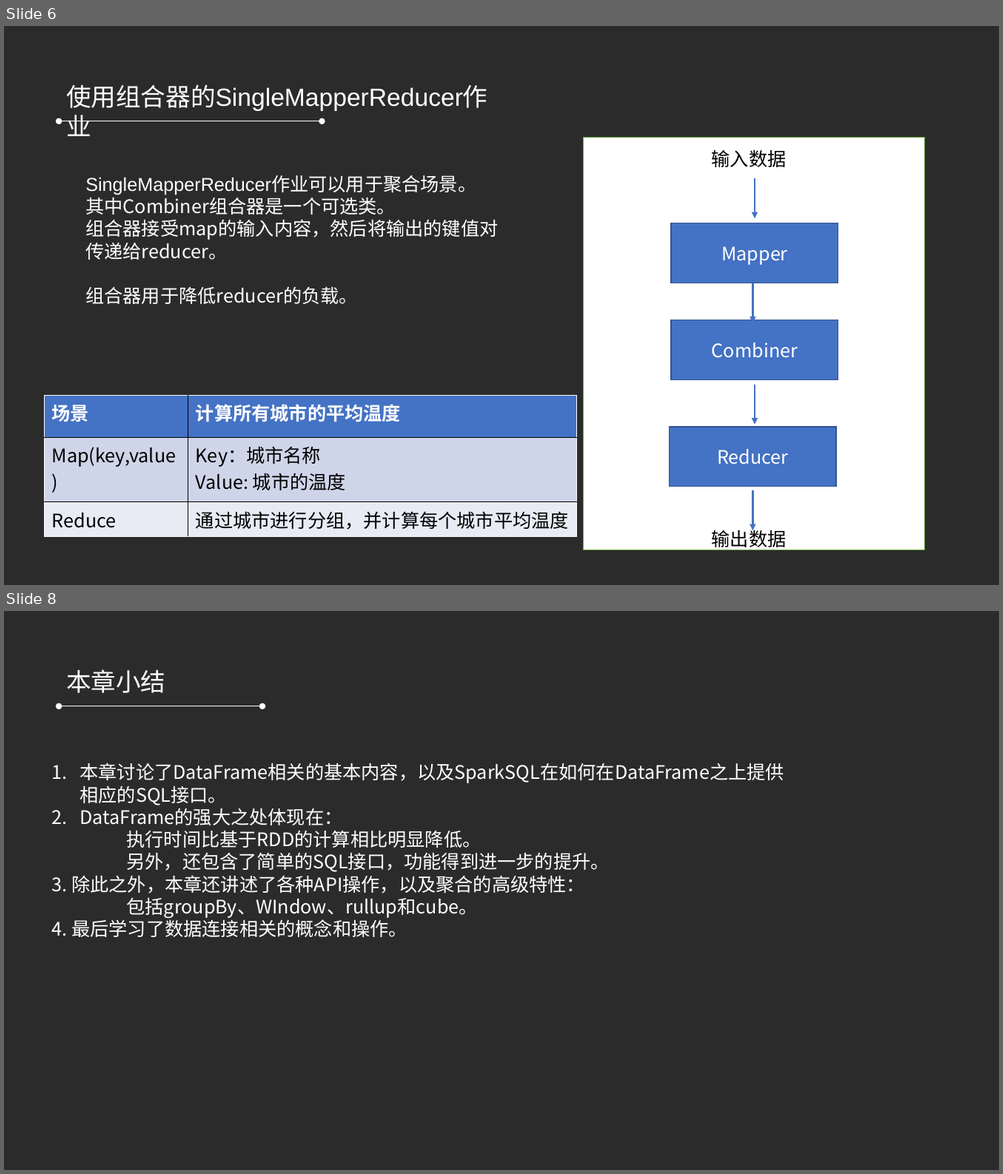
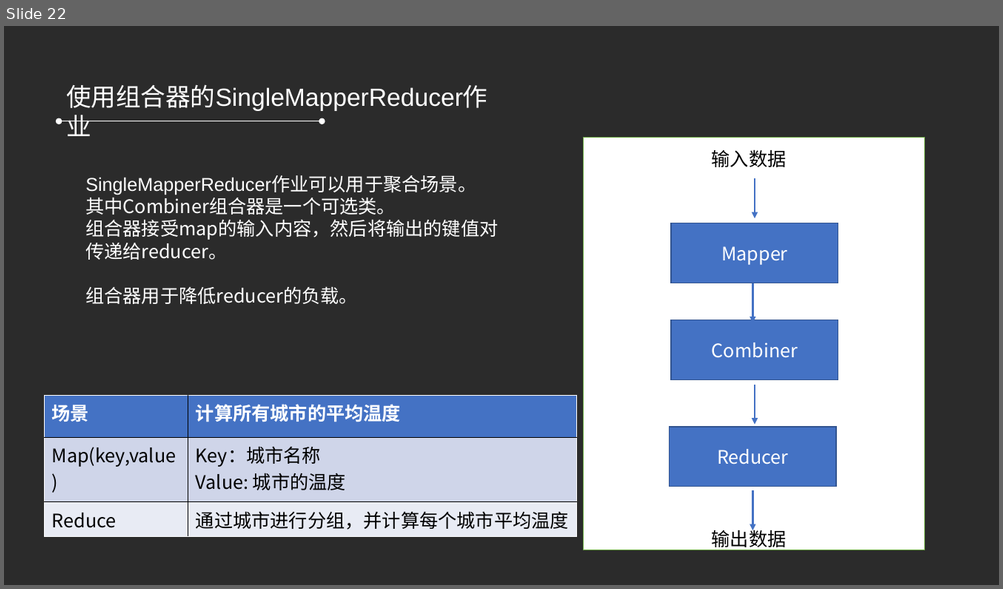
Before and after one commit to refuil/hadoopAction, a slide deck: 第五章 MapReduce高级程序设计.pptx. Shown one above the other, each under a label of ours: slides 6 and 8 before the commit, slide 22 after it; the slides between them are not shown. The pictures are 1003x1174 and 1003x589 pixels, drawn with LibreOffice and Linux fonts; fonts in the diff are those of the drawing; background and template pictures are left out; a plain dark background stands for a picture behind light text. Boxes give left, top, right and bottom in pixels: in the first picture for what was removed or moved away, otherwise in the second. Text is boxed around its words. In the diff, an @@ line names an element or a change of style, - is before the commit and + after.

```diff
--- a/第五章 MapReduce高级程序设计.pptx
+++ b/第五章 MapReduce高级程序设计.pptx
@@ slide 8 removed at <box>4,611,999,1170</box>, background picture (left out) @@
@@ text removed at <box>66,669,165,693</box> @@
-本章小结
@@ double arrow removed from (60, 706) to (262, 706) @@
@@ text removed at <box>52,763,784,937</box> @@
-1. 本章讨论了DataFrame相关的基本内容，以及SparkSQL在如何在DataFrame之上提供相应的SQL接口。
-2. DataFrame的强大之处体现在：
-执行时间比基于RDD的计算相比明显降低。
-另外，还包含了简单的SQL接口，功能得到进一步的提升。
-3. 除此之外，本章还讲述了各种API操作，以及聚合的高级特性：
-包括groupBy、WIndow、rullup和cube。
-4. 最后学习了数据连接相关的概念和操作。
@@ what was slide 6 is now slide 22 @@
```
Also in this commit, not shown: 1 slide changed, 17 slides added, 2 other slides removed, 19 other files.
